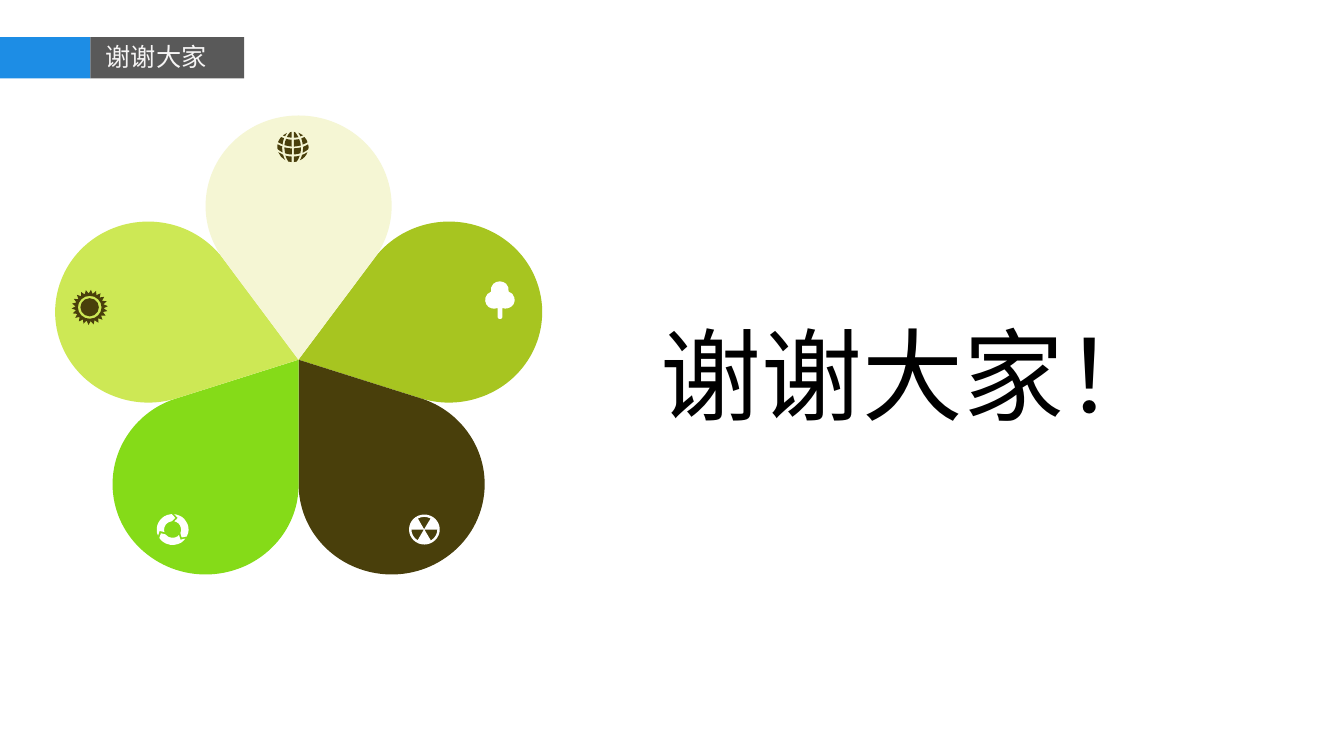
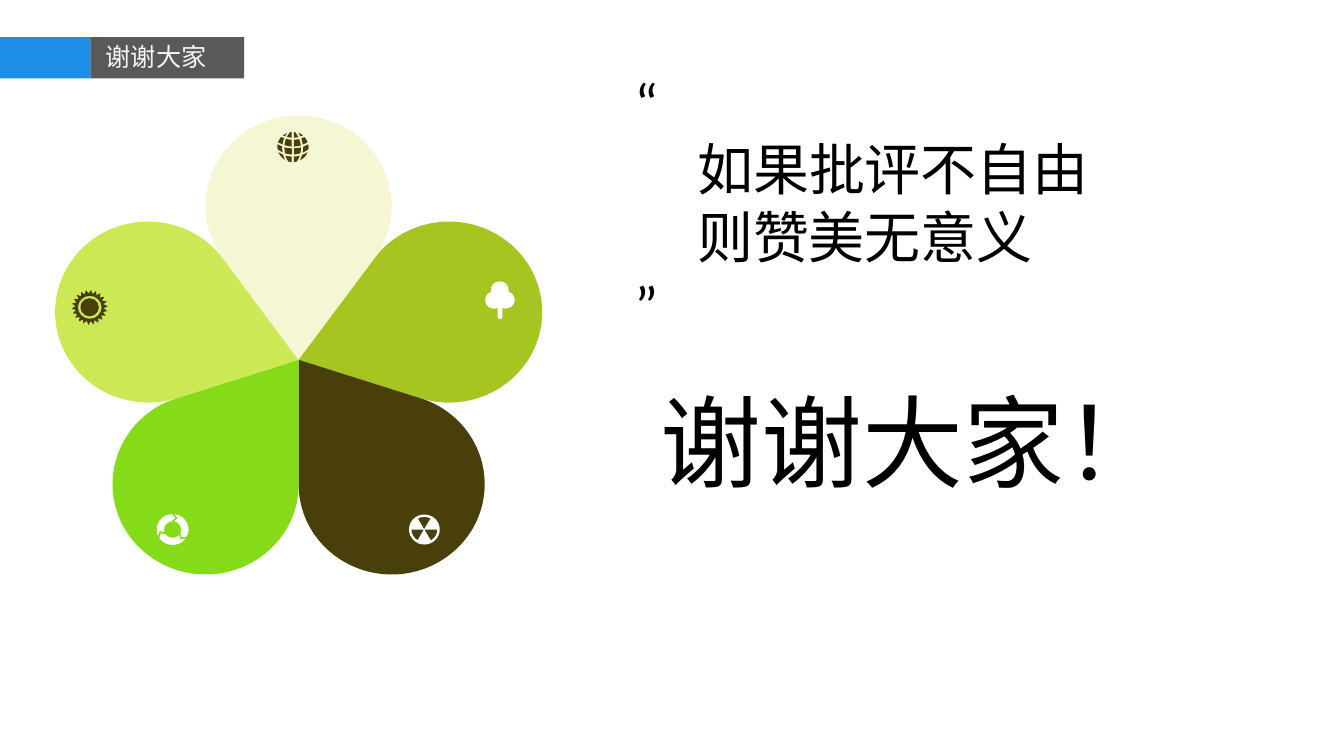
Before and after one commit to dongxf/PSI, a slide deck: slide 8 of doc/01 概要设计/PSI.pptx. Drawn at 1344x756 pixels with LibreOffice and Linux fonts; fonts in the diff are those of the drawing; background and template pictures are left out. Boxes give left, top, right and bottom in pixels: in the first picture for what was removed or moved away, otherwise in the second. Text is boxed around its words. In the diff, an @@ line names an element or a change of style, - is before the commit and + after.

Commit message:
修订ppt文案

```diff
--- a/doc/01 概要设计/PSI.pptx
+++ b/doc/01 概要设计/PSI.pptx
@@ text added at box(697, 143, 1089, 263), 40 pt, text #000000 @@
+“
+如果批评不自由
+则赞美无意义
+”
@@ text "谢谢大家！": place and size @@
-text "谢谢大家！" at box(661, 327, 1165, 421)
+text "谢谢大家！" at box(661, 394, 1165, 488)
```
